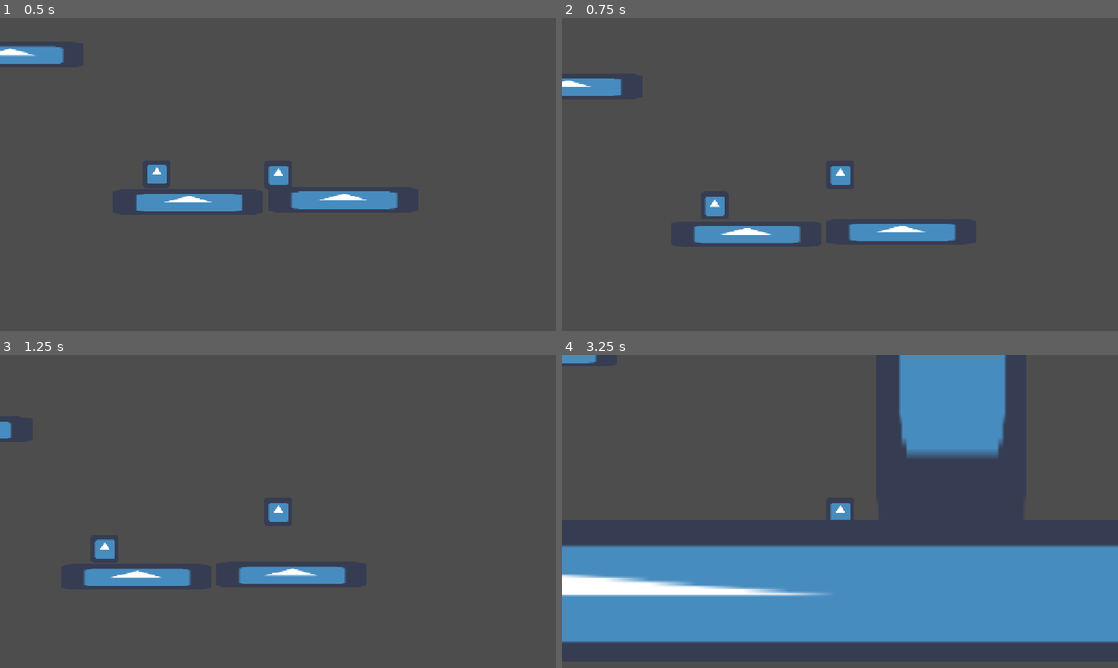
Above: before the commit, frames 1-4 (two rows, left to right).
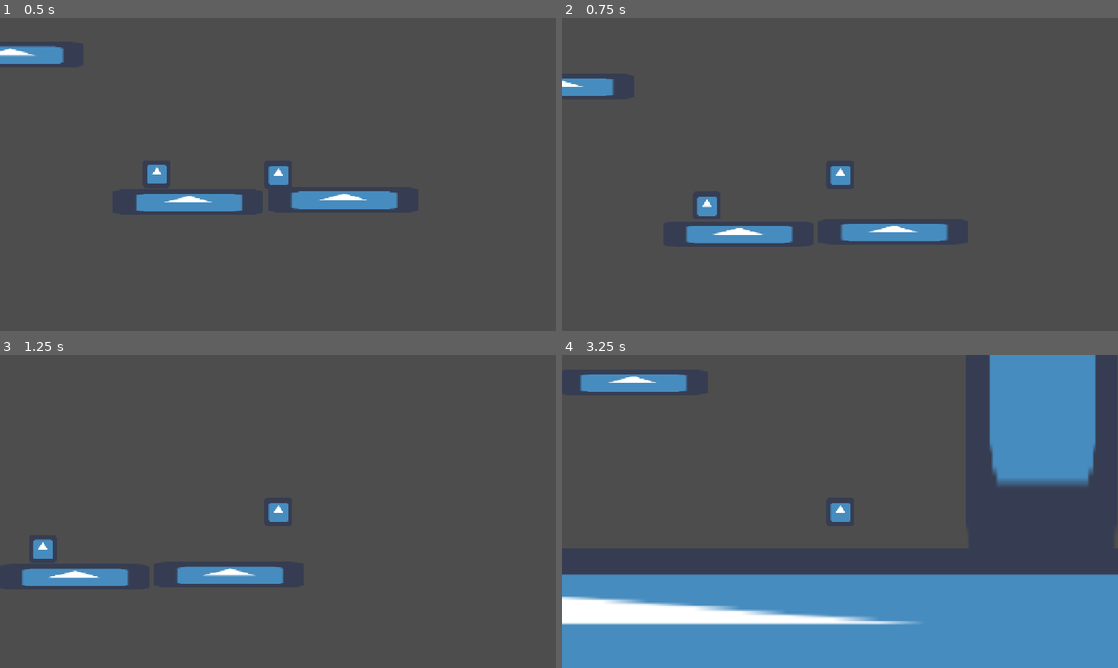
Above: after the commit, the same moments.

Repository: zenbenten/Godot-Platformer
Game: Godot game, scene res://Main.tscn
The game is run twice, just before and just after one commit, with the same random seed, the same clock (stepped at 60 frames per second) and the same inputs. The engine's default icon, where the game draws it, is replaced by a stand-in: a white triangle on a blue panel in a dark square.
Inputs:
- Up to frame 1 (0.5 s): no input
- Up to frame 2 (0.75 s): hold Right (right) from 0.53 s (still down); hold Z (jump) from 0.53 s (still down); tap X (item_use) at 0.6 s
- Up to frame 3 (1.25 s): keep holding Right (right); keep holding Z (jump)
- Up to frame 4 (3.25 s): release Z (jump) at 1.28 s; tap Z (jump) at 1.35, 1.52, 1.82, 3.02 s; tap X (item_use) at 1.55, 2.1, 3.05 s; release Right (right) at 2.03 s; hold Left (left) 2.03-2.78 s; hold Z (jump) 2.03-2.78 s; hold Right (right) from 2.78 s (still down); tap Down (look_down) at 2.85 s

Frame 1 is identical in both runs. In frame 2, 0.9% of the frame differs, in the area x 0-71%, y 19-72%; in frame 3, 3.0%; in frame 4, 37%, in the area x 0-100%, y 0-100%.

Commit message:
jump buffer functional

Diff:
--- a/IdleState.gd
+++ b/IdleState.gd
@@ -1,55 +1,54 @@
 # IdleState.gd
-# Updated with correct 8-way aiming logic.
+# Correctly implements the jump buffer timer check upon entering the state.
 
 extends State
 
 func enter(msg: Dictionary = {}):
-	print("Entered Idle State")
-	pass
+	var player = state_machine.player
+
+	# --- CORRECTED JUMP BUFFER CHECK ---
+	# Check if the time since the jump was buffered is within the allowed window.
+	var time_since_buffer = (Time.get_ticks_msec() / 1000.0) - player.time_jump_was_buffered
+	if time_since_buffer < player.jump_buffer:
+		player.jump_to_consume = true
+		state_machine.transition_to("Jump")
+		return
 
 func process_physics(delta: float):
 	var player = state_machine.player
 
+	# Apply deceleration to smoothly come to a stop.
 	player.velocity.x = move_toward(player.velocity.x, 0, player.ground_deceleration * delta)
+
+	# Apply a small grounding force to stick to slopes.
 	player.velocity.y = player.grounding_force
+
 	player.move_and_slide()
 
+	# If jump is pressed while on the ground, set the flag and transition.
 	if Input.is_action_just_pressed("jump"):
 		player.jump_to_consume = true
-
-	if player.jump_to_consume:
 		state_machine.transition_to("Jump")
 		return
 
+	# Transition to Move if there's horizontal input.
 	var walk_input = Input.get_action_strength("right") - Input.get_action_strength("left")
 	if not is_zero_approx(walk_input):
 		state_machine.transition_to("Move")
 		return
 
+	# Transition to Jump/Fall if we walk off a ledge.
 	if not player.is_on_floor():
 		player.time_left_ground = Time.get_ticks_msec() / 1000.0
 		state_machine.transition_to("Jump")
 		return
 
-	# --- Corrected Aiming Logic ---
 	if Input.is_action_just_pressed("item_use"):
 		if player.has_ability("Grappling Hook"):
-			print("IdleState: Player has hook. Calculating aim...")
-
-			# Get both horizontal and vertical inputs
 			var horizontal_input = Input.get_action_strength("right") - Input.get_action_strength("left")
 			var vertical_input = Input.get_action_strength("look_down") - Input.get_action_strength("look_up")
-
-			# Create a direction vector from the inputs
 			var aim_direction = Vector2(horizontal_input, vertical_input)
-
-			# If there's no input at all, default to the player's facing direction
 			if aim_direction == Vector2.ZERO:
 				aim_direction = Vector2(player.facing_direction, 0)
-
-			print("IdleState: Calculated Aim Direction: ", aim_direction.normalized())
 			state_machine.transition_to("Swing", {"aim_direction": aim_direction.normalized()})
 			return
-
-func exit():
-	print("Exiting Idle State")
--- a/JumpState.gd
+++ b/JumpState.gd
@@ -1,21 +1,19 @@
 # JumpState.gd
-# Updated with correct 8-way aiming logic.
+# Correctly implements the jump buffer timer.
 
 extends State
 
 var ended_jump_early = false
 
 func enter(msg: Dictionary = {}):
-	print("Entered Jump State")
 	var player = state_machine.player
-
-	var time_in_air = (Time.get_ticks_msec() / 1000.0) - player.time_left_ground
-	var can_use_coyote = time_in_air < player.coyote_time
-
-	if player.jump_to_consume and (player.is_on_floor() or can_use_coyote):
+	# This state is entered when the player jumps.
+	# The ground states will set the jump_to_consume flag if the jump is valid.
+	if player.jump_to_consume:
 		execute_jump()
-
-	player.jump_to_consume = false
+	else:
+		# If we enter this state by falling off a ledge, the jump has effectively "ended".
+		ended_jump_early = true
 
 func execute_jump():
 	var player = state_machine.player
@@ -26,50 +24,47 @@
 func process_physics(delta: float):
 	var player = state_machine.player
 
+	# --- Variable Jump Height Logic ---
+	# If the jump button is released while moving up, cut the jump short.
 	if not Input.is_action_pressed("jump") and player.velocity.y < 0:
 		ended_jump_early = true
 
+	# --- Gravity Application ---
 	var gravity_multiplier = 1.0
 	if ended_jump_early:
 		gravity_multiplier = player.jump_end_early_gravity_modifier
-	elif player.velocity.y > 0:
+	elif player.velocity.y > 0: # Apply stronger gravity when falling
 		gravity_multiplier = player.fall_gravity_multiplier
 
 	player.velocity.y += player.gravity * gravity_multiplier * delta
 
+	# --- Horizontal Air Control ---
 	var direction_input = Input.get_action_strength("right") - Input.get_action_strength("left")
 	if not is_zero_approx(direction_input):
 		player.facing_direction = sign(direction_input)
+	player.velocity.x = move_toward(player.velocity.x, player.max_speed * direction_input, player.air_deceleration * delta)
 
-	player.velocity.x = move_toward(player.velocity.x, player.max_speed * direction_input, player.air_deceleration * delta)
 	player.move_and_slide()
 
+	# --- CORRECTED JUMP BUFFER LOGIC ---
+	# When jump is pressed while in the air, we don't set a boolean anymore.
+	# We simply store the exact time the button was pressed.
 	if Input.is_action_just_pressed("jump"):
-		player.jump_to_consume = true
+		player.time_jump_was_buffered = Time.get_ticks_msec() / 1000.0
 
-	# --- Corrected Aiming Logic ---
+	# --- State Transitions ---
+	# When we land, transition to a ground state. The ground state will be
+	# responsible for checking the buffer timestamp and deciding to jump again.
+	if player.is_on_floor():
+		state_machine.transition_to("Idle")
+		return
+
 	if Input.is_action_just_pressed("item_use"):
 		if player.has_ability("Grappling Hook"):
-			print("JumpState: Player has hook. Calculating aim...")
-
 			var horizontal_input = Input.get_action_strength("right") - Input.get_action_strength("left")
 			var vertical_input = Input.get_action_strength("look_down") - Input.get_action_strength("look_up")
-
 			var aim_direction = Vector2(horizontal_input, vertical_input)
-
 			if aim_direction == Vector2.ZERO:
 				aim_direction = Vector2(player.facing_direction, 0)
-
-			print("JumpState: Calculated Aim Direction: ", aim_direction.normalized())
 			state_machine.transition_to("Swing", {"aim_direction": aim_direction.normalized()})
 			return
-
-	if player.is_on_floor():
-		if player.jump_to_consume:
-			state_machine.transition_to("Jump")
-		else:
-			state_machine.transition_to("Idle")
-		return
-
-func exit():
-	print("Exiting Jump State")
--- a/MoveState.gd
+++ b/MoveState.gd
@@ -1,10 +1,18 @@
 # MoveState.gd
-# Updated with correct 8-way aiming logic.
+# Correctly implements the jump buffer timer check upon entering the state.
 
 extends State
 
 func enter(msg: Dictionary = {}):
-	print("Entered Move State")
+	var player = state_machine.player
+
+	# --- CORRECTED JUMP BUFFER CHECK ---
+	# Check if the time since the jump was buffered is within the allowed window.
+	var time_since_buffer = (Time.get_ticks_msec() / 1000.0) - player.time_jump_was_buffered
+	if time_since_buffer < player.jump_buffer:
+		player.jump_to_consume = true
+		state_machine.transition_to("Jump")
+		return
 
 func process_physics(delta: float):
 	var player = state_machine.player
@@ -18,29 +26,21 @@
 	player.velocity.y = player.grounding_force
 	player.move_and_slide()
 
+	# If jump is pressed while on the ground, set the flag and transition.
 	if Input.is_action_just_pressed("jump"):
 		player.jump_to_consume = true
+		state_machine.transition_to("Jump")
+		return
 
-	# --- Corrected Aiming Logic ---
 	if Input.is_action_just_pressed("item_use"):
 		if player.has_ability("Grappling Hook"):
-			print("MoveState: Player has hook. Calculating aim...")
-
 			var horizontal_input = Input.get_action_strength("right") - Input.get_action_strength("left")
 			var vertical_input = Input.get_action_strength("look_down") - Input.get_action_strength("look_up")
-
 			var aim_direction = Vector2(horizontal_input, vertical_input)
-
 			if aim_direction == Vector2.ZERO:
 				aim_direction = Vector2(player.facing_direction, 0)
-
-			print("MoveState: Calculated Aim Direction: ", aim_direction.normalized())
 			state_machine.transition_to("Swing", {"aim_direction": aim_direction.normalized()})
 			return
-
-	if player.jump_to_consume:
-		state_machine.transition_to("Jump")
-		return
 
 	if is_zero_approx(direction_input):
 		state_machine.transition_to("Idle")
@@ -50,6 +50,3 @@
 		player.time_left_ground = Time.get_ticks_msec() / 1000.0
 		state_machine.transition_to("Jump")
 		return
-
-func exit():
-	print("Exiting Move State")
--- a/Player.gd
+++ b/Player.gd
@@ -1,35 +1,36 @@
 # Player.gd
-# Definitive version with all advanced physics variables.
+# Added a timestamp variable for the jump buffer.
 
 extends CharacterBody2D
 
 # --- MOVEMENT ---
 @export_category("Movement")
 @export var max_speed = 500.0
-@export var acceleration = 1000.0
+@export var acceleration = 3000.0
 @export var ground_deceleration = 1200.0
-@export var air_deceleration = 500.0
+@export var air_deceleration = 1500.0
 
 # --- JUMPING ---
 @export_category("Jumping")
-@export var jump_velocity = -500.0 # How high the player can jump.
-@export var jump_end_early_gravity_modifier = 2.0 # Multiplier for gravity when jump is released early.
+@export var jump_velocity = -500.0
+@export var jump_end_early_gravity_modifier = 2.0
 
 # --- GRAVITY ---
 @export_category("Gravity")
-@export var gravity = 1000.0 # The base gravity value.
-@export var fall_gravity_multiplier = 2.0 # Extra gravity applied when falling.
-@export var swing_gravity_multiplier = 0.0 # Use this to make swinging feel floaty.
-@export var grounding_force = 10.0 # A small downward force to stick to slopes.
+@export var gravity = 1000.0
+@export var fall_gravity_multiplier = 2.0
+@export var swing_gravity_multiplier = 0.0
+@export var grounding_force = 10.0
 
 # --- GAME FEEL (THE IMPORTANT STUFF!) ---
 @export_category("Game Feel")
-@export var coyote_time = 0.1 # In seconds. How long you can jump after leaving a ledge.
-@export var jump_buffer = 0.1 # In seconds. How long a jump input is "remembered" before landing.
+@export var coyote_time = 0.2
+@export var jump_buffer = 0.2 # This will now be used correctly!
 
 # --- State-Tracking Variables (managed by the states) ---
 var time_left_ground = 0.0
 var jump_to_consume = false
+var time_jump_was_buffered = 0.0 # NEW: Stores the timestamp of the buffered jump.
 
 # --- Other Player Properties ---
 var facing_direction = 1
